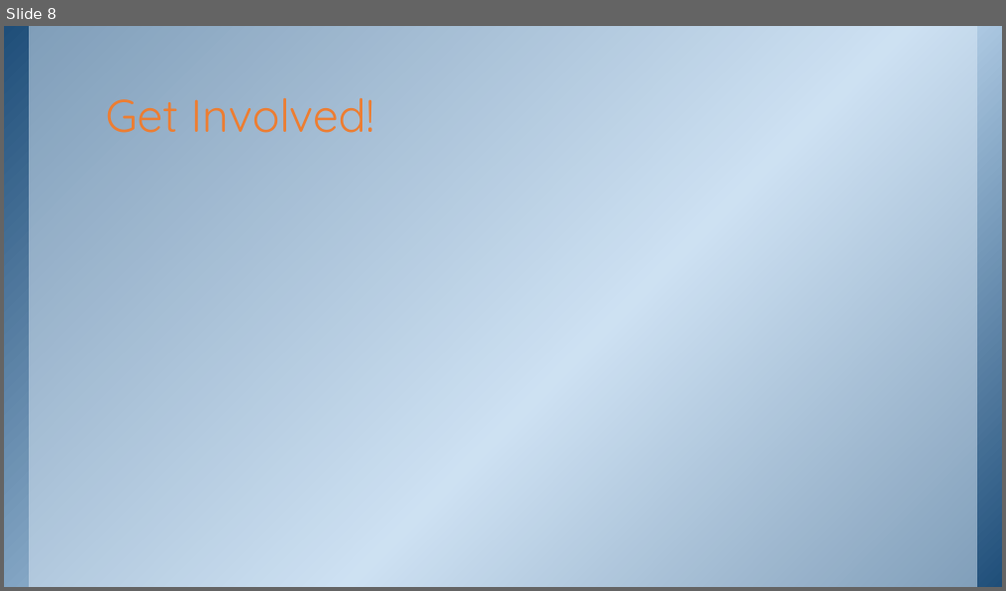
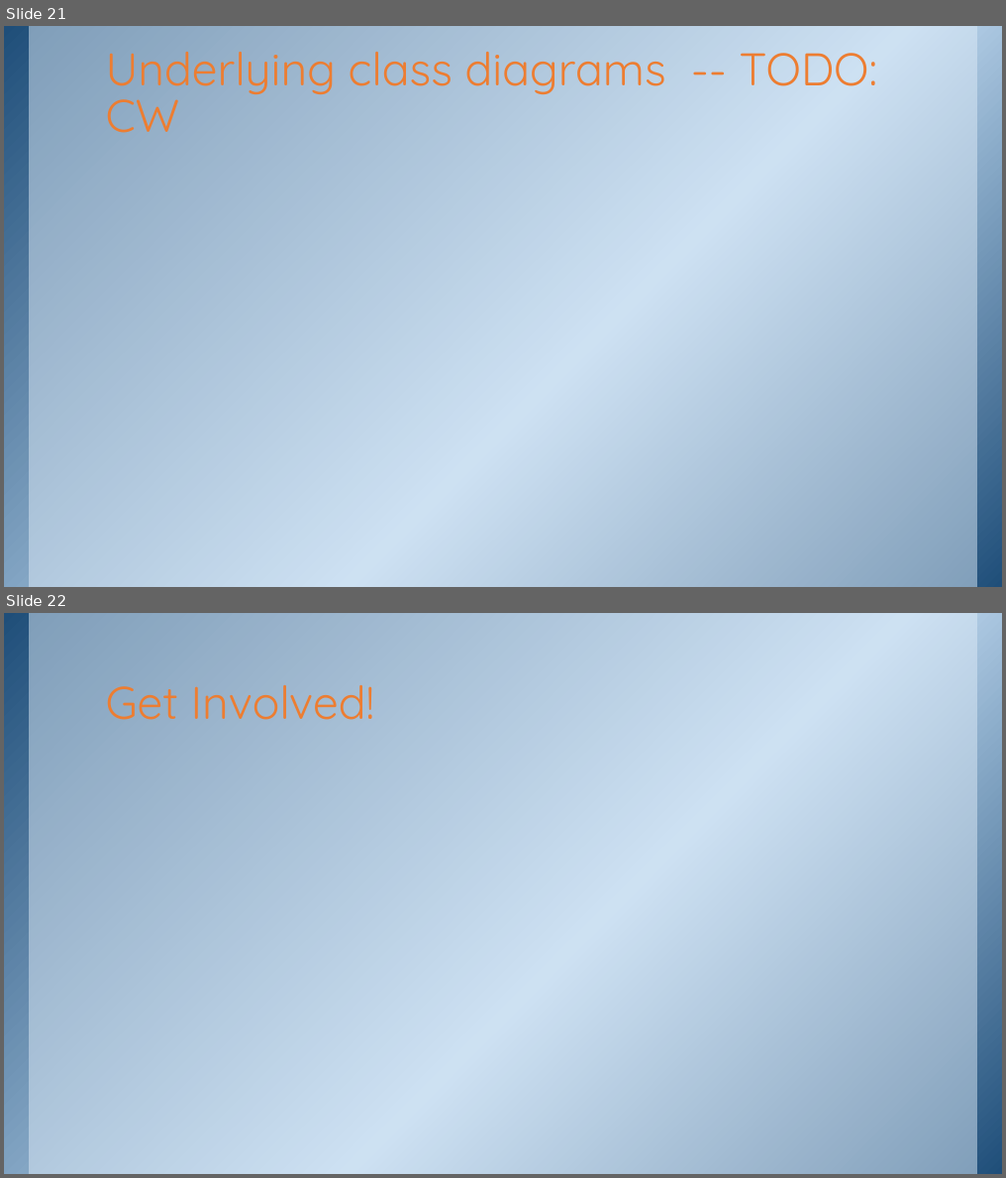
Before and after one commit to purpleabab/wtcs-data-systems-validators, a slide deck: document/DataTypeValidator.pptx. Shown one above the other, each under a label of ours: slide 8 before the commit, slides 21 and 22 after it. The pictures are 1006x591 and 1006x1178 pixels, drawn with LibreOffice and Linux fonts; fonts in the diff are those of the drawing; background and template pictures are left out. Boxes give left, top, right and bottom in pixels: in the first picture for what was removed or moved away, otherwise in the second. Text is boxed around its words. In the diff, an @@ line names an element or a change of style, - is before the commit and + after.

```diff
--- a/document/DataTypeValidator.pptx
+++ b/document/DataTypeValidator.pptx
@@ slide 21 added at (4, 26, 1002, 587), background picture (left out); not listed: 2 template elements that a slide beside it also shows @@
@@ title added at (106, 52, 878, 133), 44 pt, text #ED7D31 @@
+Underlying class diagrams -- TODO: CW
@@ what was slide 8 is now slide 22 @@
```
Also in this commit, not shown: 2 slides changed, 13 other slides added, 1 other file.
